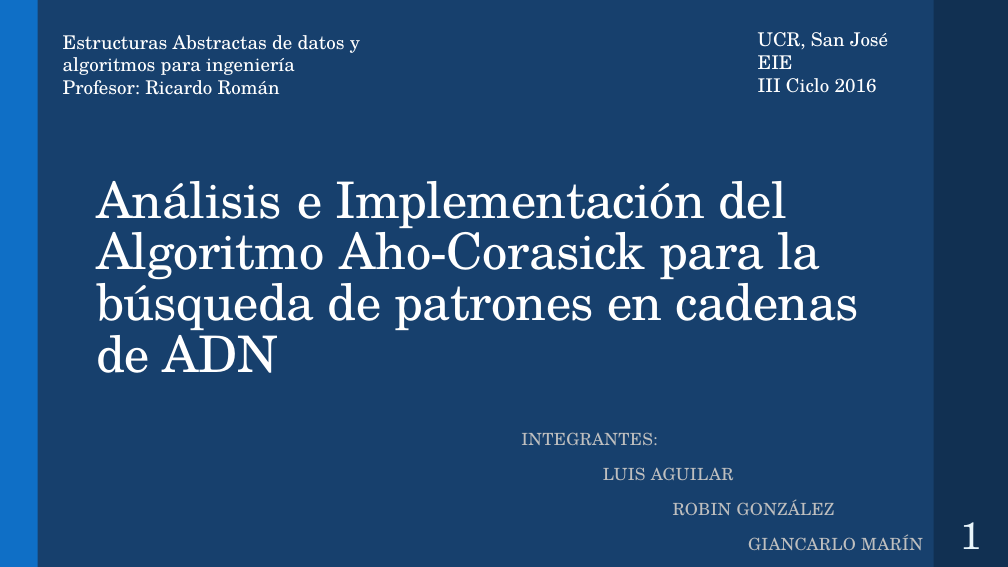
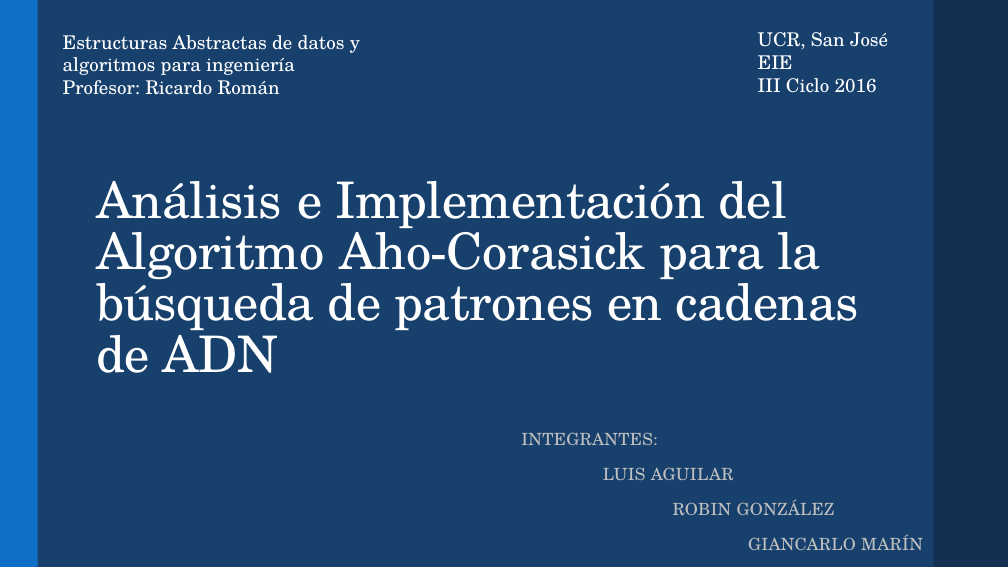
Before and after one commit to CursosIE/IE-0217-III-16-G1, a slide deck: slide 1 of Proyecto/proyectoFinal.pptx. Drawn at 1008x567 pixels with LibreOffice and Linux fonts; fonts in the diff are those of the drawing. Boxes give left, top, right and bottom in pixels: in the first picture for what was removed or moved away, otherwise in the second. Text is boxed around its words. In the diff, an @@ line names an element or a change of style, - is before the commit and + after.

```diff
--- a/Proyecto/proyectoFinal.pptx
+++ b/Proyecto/proyectoFinal.pptx
@@ page number removed at (x1=961, y1=522, x2=982, y2=549) @@
-1
```
Also in this commit, not shown: 8 other slides changed, 12 slides added, 12 slides removed.
